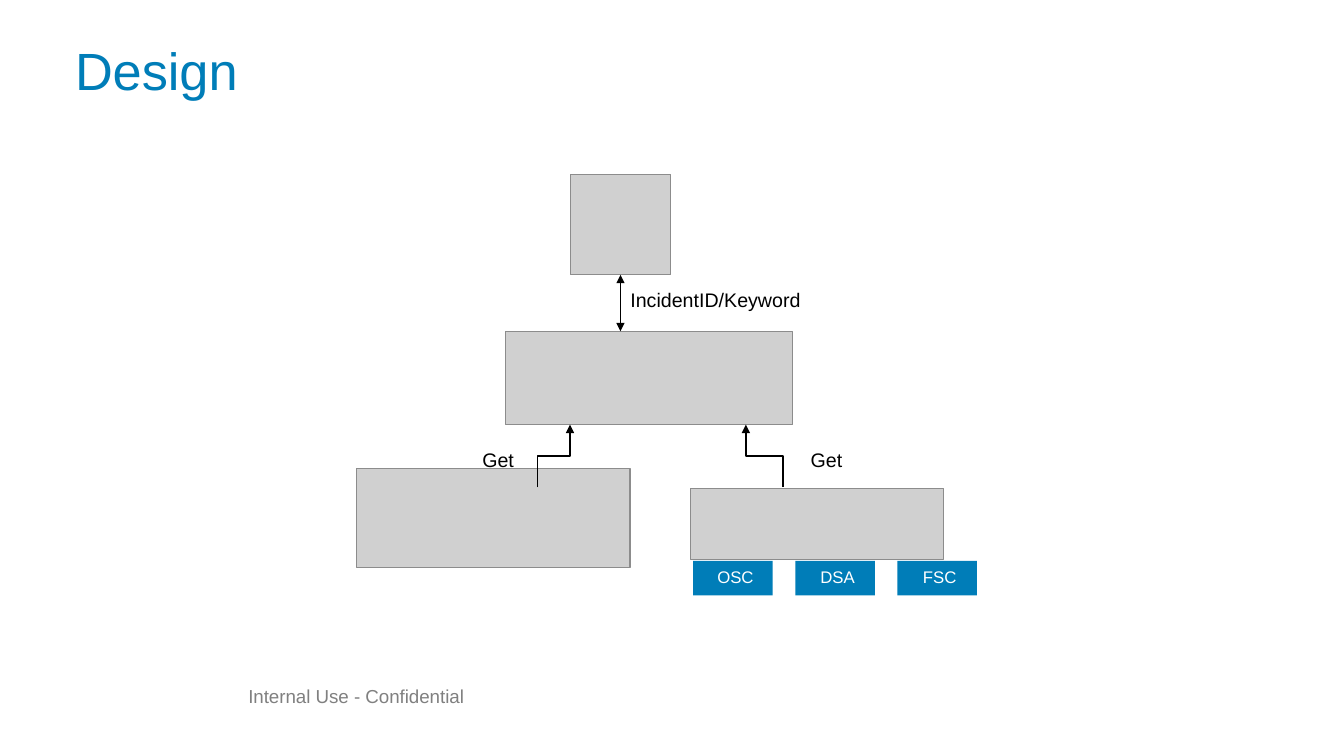
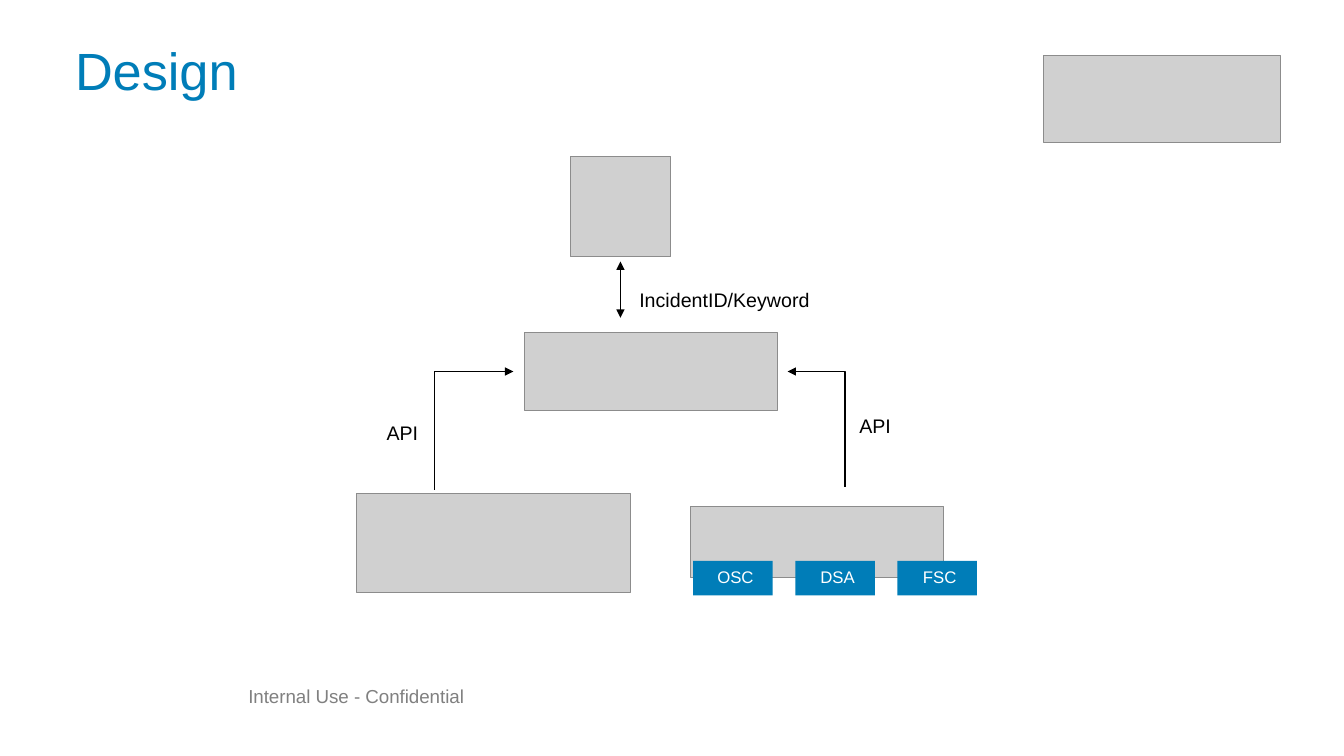
Before and after one commit to jisasebastine/Oscar, a slide deck: slide 6 of elasticsearch/DCE_Hackathon_Oscar.pptx (slide 5 before the commit). Drawn at 1344x756 pixels with LibreOffice and Linux fonts; fonts in the diff are those of the drawing; grey boxes stand for pictures; background and template pictures are left out. Boxes give left, top, right and bottom in pixels: in the first picture for what was removed or moved away, otherwise in the second. Text is boxed around its words. In the diff, an @@ line names an element or a change of style, - is before the commit and + after.

```diff
--- a/elasticsearch/DCE_Hackathon_Oscar.pptx
+++ b/elasticsearch/DCE_Hackathon_Oscar.pptx
@@ picture added at bbox=[1045, 55, 1281, 142] @@
@@ picture: place and size @@
-picture at bbox=[571, 174, 671, 275]
+picture at bbox=[571, 156, 671, 257]
@@ double arrow moved from (621, 275) - (621, 332) to (621, 261) - (621, 318) @@
@@ text "IncidentID/Keyword": place and size @@
-text "IncidentID/Keyword" at bbox=[630, 292, 800, 311]
+text "IncidentID/Keyword" at bbox=[639, 292, 809, 311]
@@ picture: place and size @@
-picture at bbox=[505, 332, 792, 425]
+picture at bbox=[524, 333, 777, 410]
@@ elbow arrow moved from (537, 488) - (571, 424) to (435, 490) - (513, 372) @@
@@ elbow arrow moved from (783, 487) - (746, 424) to (845, 487) - (787, 372) @@
@@ text at bbox=[859, 419, 891, 433]: text changed @@
-Get
+API
@@ text at bbox=[387, 426, 419, 440]: text changed @@
-Get
+API
@@ picture: place and size @@
-picture at bbox=[357, 469, 630, 568]
+picture at bbox=[357, 493, 630, 592]
@@ picture: place and size @@
-picture at bbox=[691, 488, 944, 560]
+picture at bbox=[691, 506, 944, 578]
```
Also in this commit, not shown: 5 other slides changed, 3 slides added, 2 slides removed, 8 other files.
